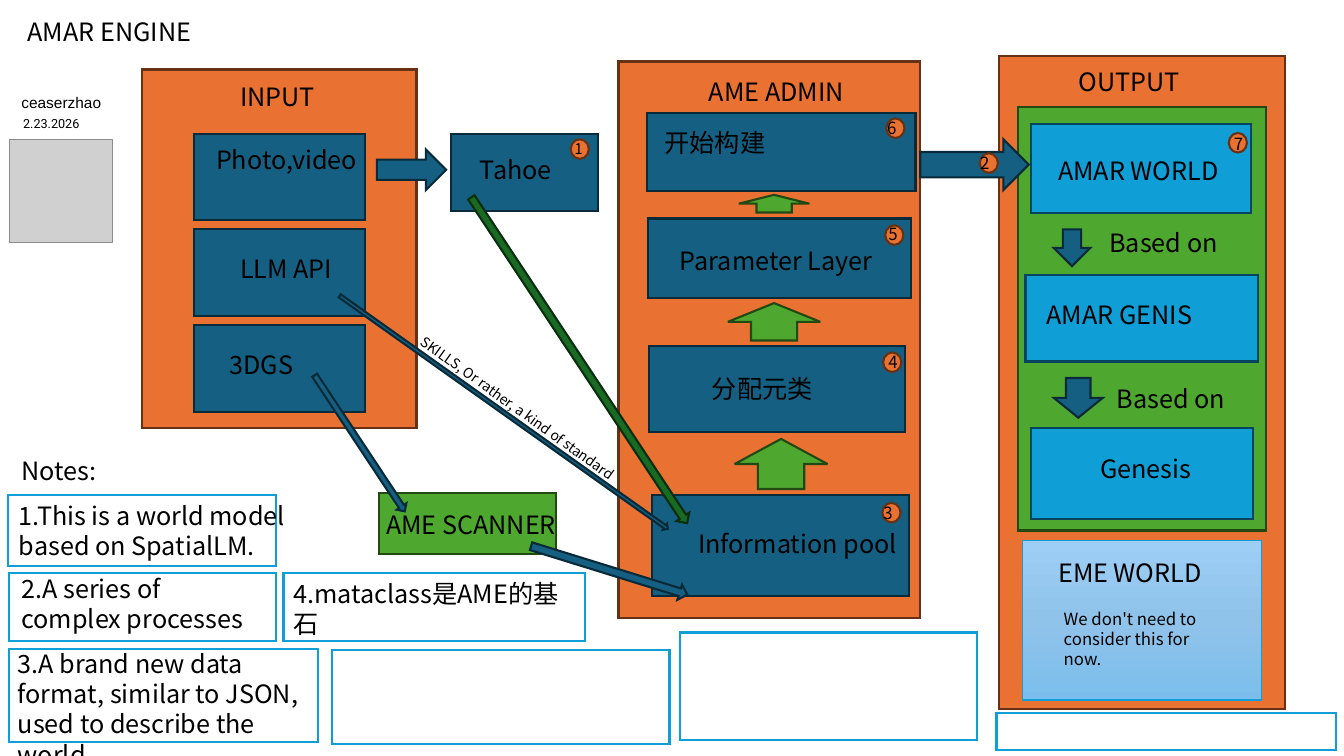
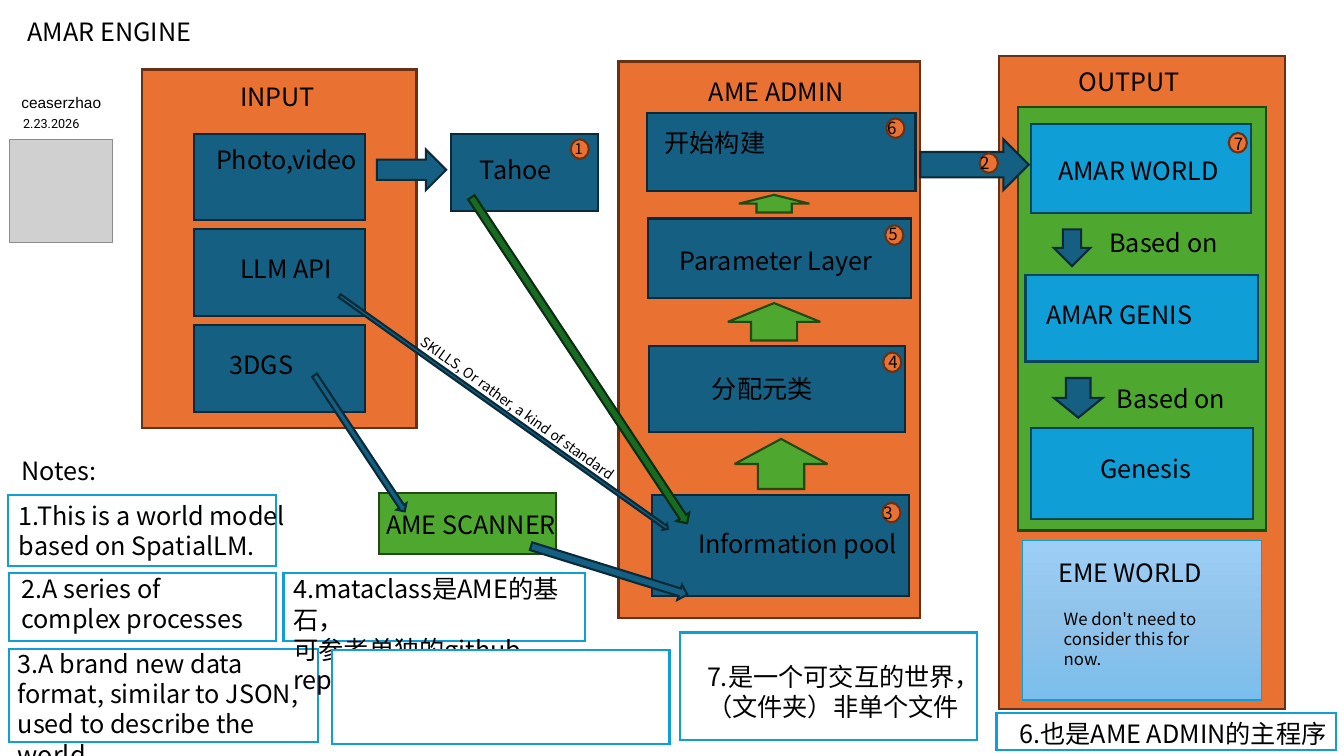
Before and after one commit to Oasis-Company/AMAR-Engine, a slide deck: slide 2 of docs/amar engine structure.pptx. Drawn at 1344x756 pixels with LibreOffice and Linux fonts; fonts in the diff are those of the drawing; grey boxes stand for pictures. Boxes give left, top, right and bottom in pixels: in the first picture for what was removed or moved away, otherwise in the second. Text is boxed around its words. In the diff, an @@ line names an element or a change of style, - is before the commit and + after.

```diff
--- a/docs/amar engine structure.pptx
+++ b/docs/amar engine structure.pptx
@@ text at (293,573,558,695): text changed @@
-4.mataclass是AME的基石
+4.mataclass是AME的基石，
+可参考单独的github repo
@@ text added at (707,660,980,719), 18 pt, text #000000 @@
+7.是一个可交互的世界，
+（文件夹）非单个文件
@@ text added at (1019,721,1327,745), 18 pt, text #000000 @@
+6.也是AME ADMIN的主程序
```
